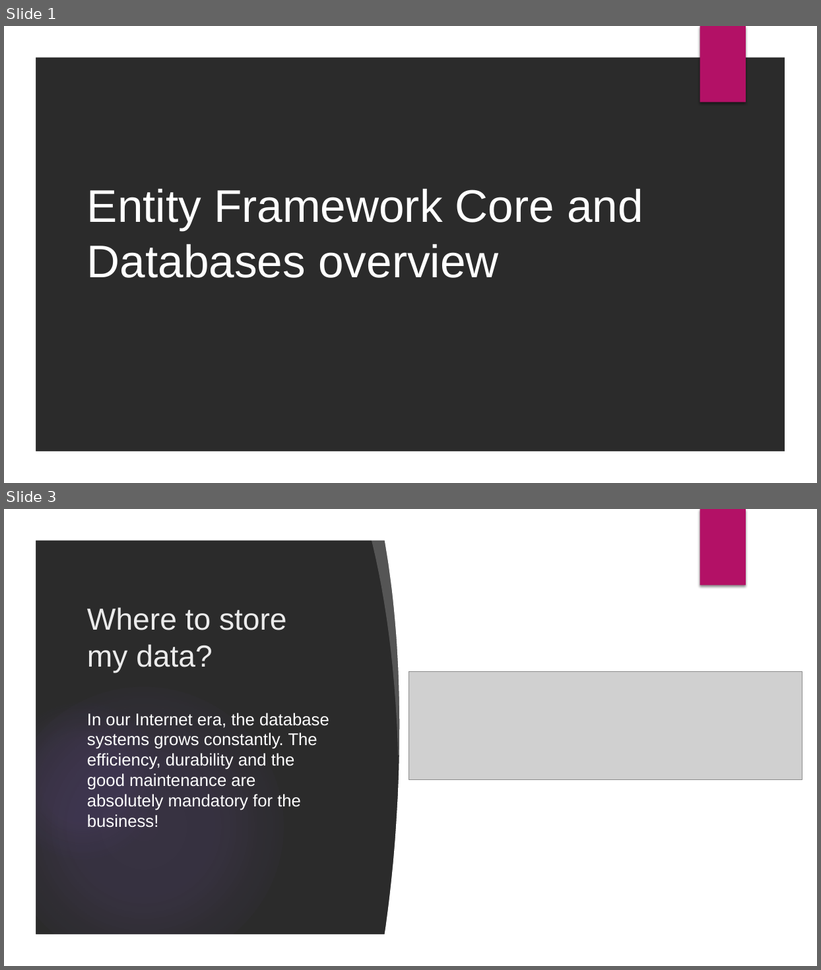
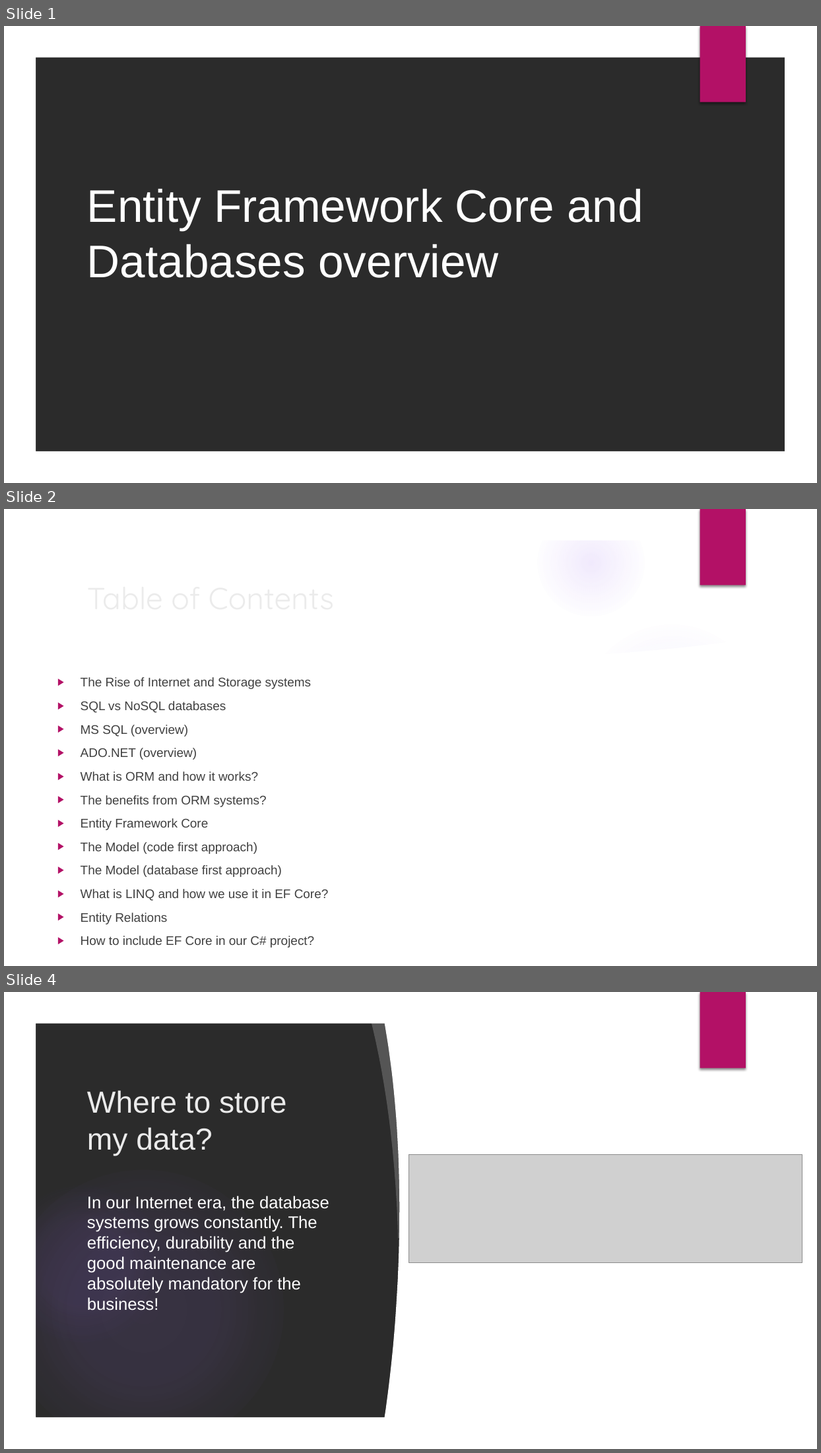
Before and after one commit to velizar92/TSK_Presentations, a slide deck: Databases_and_EntityFrameworkCore.pptx. Shown one above the other, each under a label of ours: slides 1 and 3 before the commit, slides 1, 2 and 4 after it; the slides between them are not shown. The pictures are 821x970 and 821x1453 pixels, drawn with LibreOffice and Linux fonts; fonts in the diff are those of the drawing; grey boxes stand for pictures; background and template pictures are left out; a plain dark background stands for a picture behind light text. Boxes give left, top, right and bottom in pixels: in the first picture for what was removed or moved away, otherwise in the second. Text is boxed around its words. In the diff, an @@ line names an element or a change of style, - is before the commit and + after.

Commit message:
Add Table of Content

```diff
--- a/Databases_and_EntityFrameworkCore.pptx
+++ b/Databases_and_EntityFrameworkCore.pptx
@@ slide 2 added at (x1=4, y1=509, x2=817, y2=966), background picture (left out); not listed: 6 template elements that a slide beside it also shows @@
@@ title added at (x1=81, y1=574, x2=665, y2=621), 36 pt, text #EBEBEB @@
+Table of Contents
@@ freeform shape added at (x1=570, y1=611, x2=792, y2=677), fill #FFFFFF at 20% opacity @@
@@ ellipse added at (x1=578, y1=621, x2=766, y2=809), fill gradient #9B6BF2 @@
@@ freeform shape added at (x1=34, y1=634, x2=787, y2=936), fill #FFFFFF @@
@@ text added at (x1=81, y1=677, x2=329, y2=948), 14.8 pt, text #404040 @@
+▶ The Rise of Internet and Storage systems
+▶ SQL vs NoSQL databases
+▶ MS SQL (overview)
+▶ ADO.NET (overview)
+▶ What is ORM and how it works?
+▶ The benefits from ORM systems?
+▶ Entity Framework Core
+▶ The Model (code first approach)
+▶ The Model (database first approach)
+▶ What is LINQ and how we use it in EF Core?
+▶ Entity Relations
+▶ How to include EF Core in our C# project?
@@ what was slide 3 is now slide 4 @@
```
Also in this commit, not shown: 1 slide changed.
